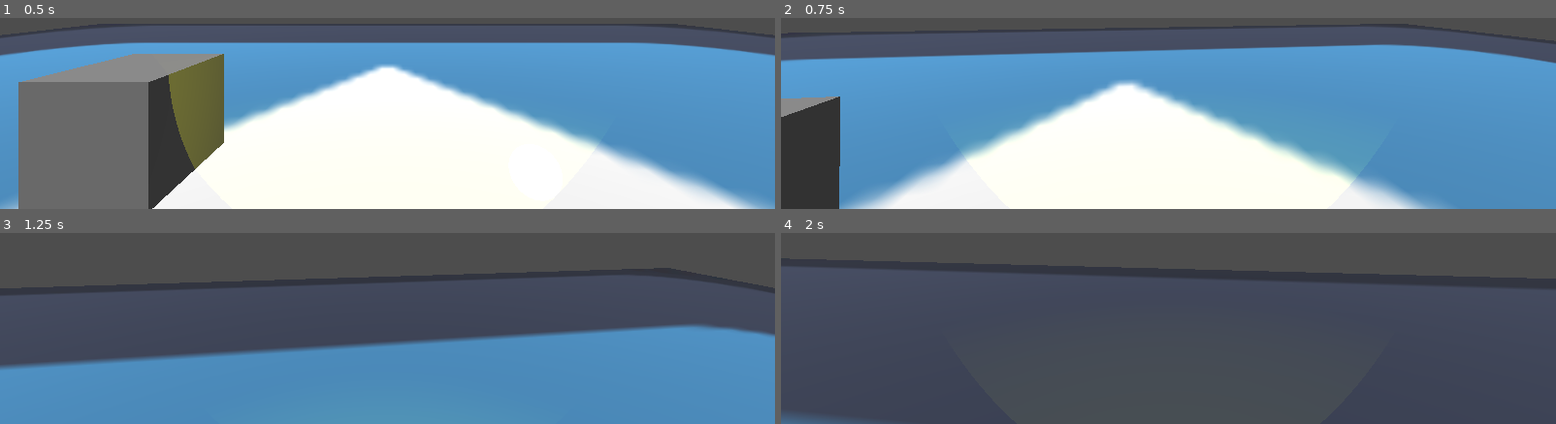
Above: before the commit, frames 1-4 (two rows, left to right).
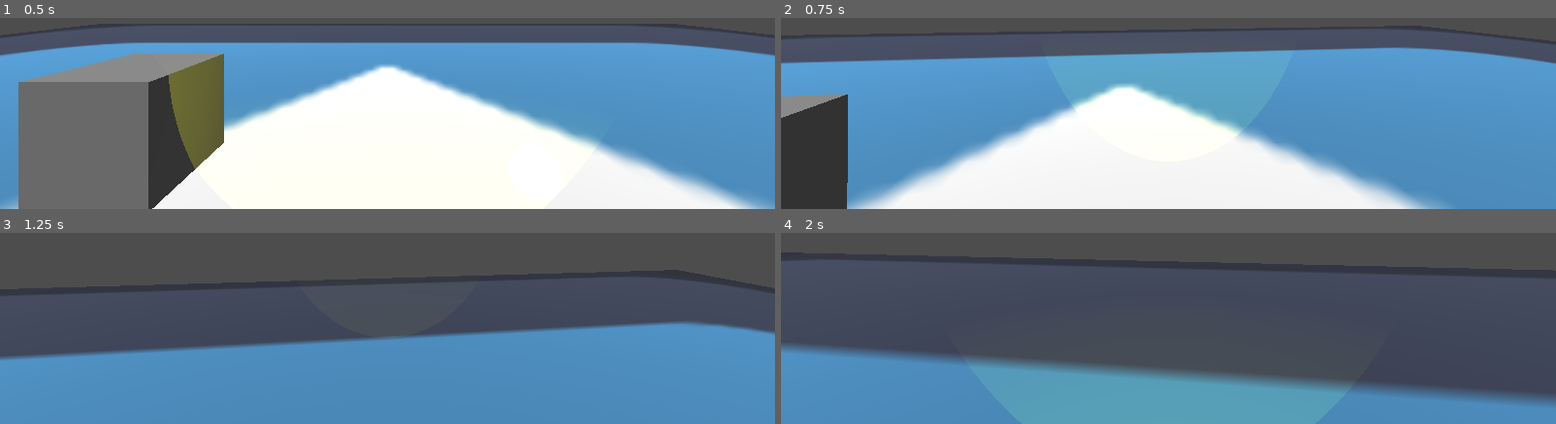
Above: after the commit, the same moments.

Repository: BrokHoly/spark-them-all
Game: Godot game, scene res://levels/sand_box.tscn
Same seed, same stepped clock (60 frames per second), same inputs: the game is played once before the commit and once after it. The engine's default icon, where the game draws it, is replaced by a stand-in: a white triangle on a blue panel in a dark square.
Inputs (mouse positions are in pixels of both pictures, inside the frame that each line leads up to):
- Up to frame 1 (0.5 s): no input
- Up to frame 2 (0.75 s): tap Enter at 0.5 s; move the mouse to (outside the picture) at 0.52 s; press the mouse at (outside the picture) at 0.53 s; hold W (move_forward) from 0.53 s (still down)
- Up to frame 3 (1.25 s): keep holding W (move_forward); tap Space (jump) at 0.77 s; tap Ctrl (sprint) at 0.8 s
- Up to frame 4 (2 s): keep holding W (move_forward); move the mouse to (outside the picture) at 1.27 s; release the mouse at (outside the picture) at 1.28 s; tap Ctrl (sprint) at 1.35 s; tap Space (jump) at 1.52 s; click (outside the picture) at 1.55 s

Frame 1 is identical in both runs. In frame 2, 5.7% of the frame differs, in the area x 0-100%, y 3-100%; in frame 3, 5.3%; in frame 4, 35%, in the area x 0-100%, y 10-100%.

Commit message:
Added: Lamp focus

Diff:
--- a/characters/player/player.gd
+++ b/characters/player/player.gd
@@ -3,26 +3,29 @@
 # Relative to player control
 const SPEED = 5.0
 const SPRINT_MULTIPLIER = 1.5
+const WALK_MULTIPLIER = 0.8
 const JUMP_VELOCITY = 4.5
 const LOOK_SENSITIVITY = 0.002
 const JOYSTICK_SENSITIVITY = 3.0
 const JOYSTICK_DEADZONE = 0.15
 const BASE_FOV = 75.0
 const SPRINT_FOV = 85.0
+const FOCUS_FOV = 70.0
 
 var boular_grapes = 0;
 
 var isFPS: bool = true
 
 # Relative to the lamp
-const LAMP_IDLE_ANGLE = 45
-const LAMP_IDLE_RANGE = 5
-const LAMP_FOCUS_ANGLE = 30
-const LAMP_FOCUS_RANGE = 10
+const LAMP_IDLE_ANGLE = 45.0
+const LAMP_IDLE_RANGE = 5.0
+const LAMP_FOCUS_ANGLE = 20.0
+const LAMP_FOCUS_RANGE = 15.0
 
 @onready var fps_anchor: Node3D = $FPSAnchor
 @onready var camera: Camera3D = $FPSAnchor/Camera3D
-@onready var lamp: Node3D = $LampAnchor
+@onready var lamp_anchor: Node3D = $LampAnchor
+@onready var lamp_spotlight: SpotLight3D = $LampAnchor/SpotLight3D
 @onready var collectible_area: Area3D = $CollectibleRange
 
 
@@ -46,10 +49,19 @@
 	#Sprint
 	var speed_multiplier = 1.0
 	var fov = BASE_FOV
-	if(Input.is_action_pressed("sprint")):
+	var lamp_angle = LAMP_IDLE_ANGLE
+	var lamp_range = LAMP_IDLE_RANGE
+	if(Input.is_action_pressed("focus")):
+		speed_multiplier = WALK_MULTIPLIER
+		fov = FOCUS_FOV
+		lamp_angle = LAMP_FOCUS_ANGLE
+		lamp_range = LAMP_FOCUS_RANGE
+	elif (Input.is_action_pressed("sprint")):
 		speed_multiplier = SPRINT_MULTIPLIER
 		fov = SPRINT_FOV
 	camera.fov = lerp(camera.fov, fov, 8.0 * delta)
+	lamp_spotlight.spot_angle = lerp(lamp_spotlight.spot_angle, lamp_angle, 8.0 * delta)
+	lamp_spotlight.spot_range = lerp(lamp_spotlight.spot_range, lamp_range, 8.0 * delta)
 
 	if direction:
 		velocity.x = direction.x * SPEED * speed_multiplier
@@ -95,7 +107,7 @@
 # 🔦 Shared lamp logic (so we don't duplicate code)
 func update_lamp_rotation() -> void:
 	var target_lamp_x = clamp(fps_anchor.rotation.x, -PI/4, PI/4)
-	lamp.rotation.x = lerp(lamp.rotation.x, target_lamp_x, 0.15)
+	lamp_anchor.rotation.x = lerp(lamp_anchor.rotation.x, target_lamp_x, 0.15)
 
 
 func _on_collectible_entered(body: Node3D):
